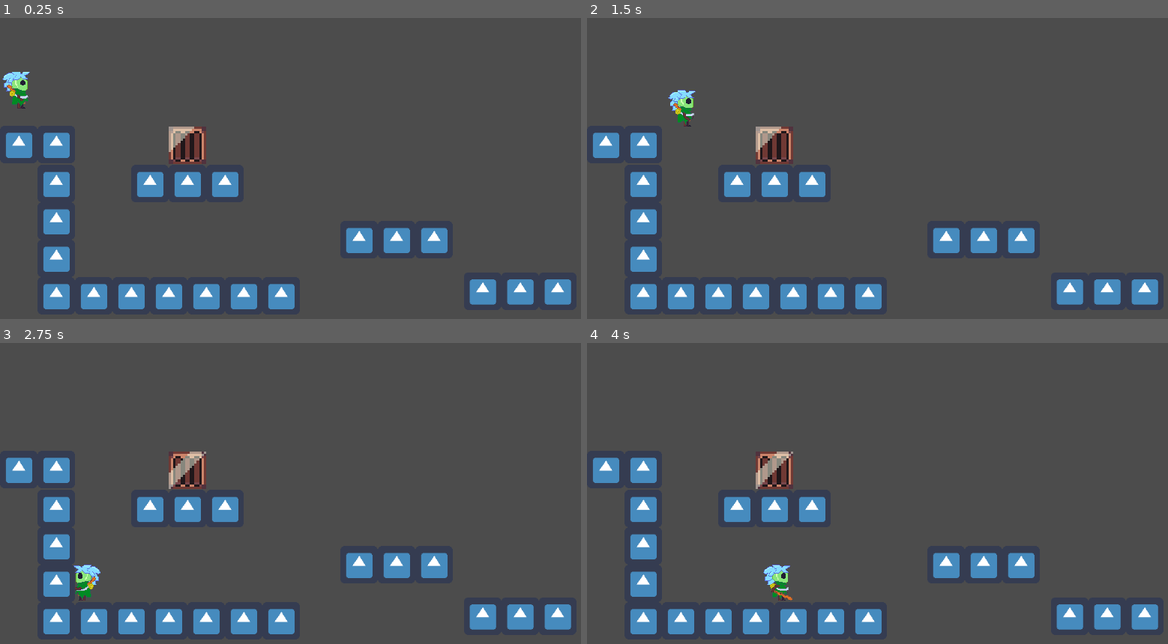
Above: before the commit, frames 1-4 (two rows, left to right).
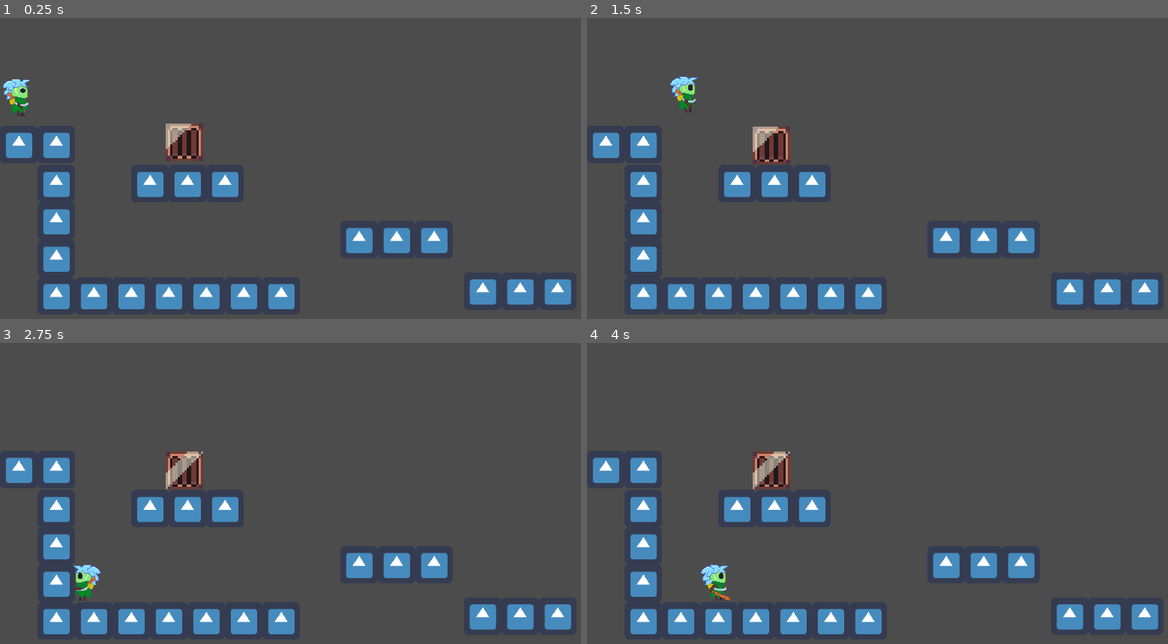
Above: after the commit, the same moments.

Repository: jaspior/bixo
Game: Godot game, scene res://Node2D.tscn
The game is run twice, just before and just after one commit, with the same random seed, the same clock (stepped at 60 frames per second) and the same inputs. The engine's default icon, where the game draws it, is replaced by a stand-in: a white triangle on a blue panel in a dark square.
Inputs:
- Up to frame 1 (0.25 s): no input
- Up to frame 2 (1.5 s): hold Right (right) from 0.53 s (still down); tap Up (jump) at 0.6, 0.77, 1.07 s; tap Z (attack) at 1.35 s
- Up to frame 3 (2.75 s): tap Up (jump) at 1.52, 1.55, 1.82, 2.3 s; release Right (right) at 2.03 s; hold Left (left) from 2.03 s (still down); hold X (dash) from 2.03 s (still down)
- Up to frame 4 (4 s): release Left (left) at 2.78 s; release X (dash) at 2.78 s; hold Right (right) from 2.78 s (still down); tap Up (jump) at 2.85, 3.02, 3.32, 3.77, 3.8 s; hold Z (attack) from 3.53 s (still down)

The runs differ from the first frame. In frame 1, 1.2% of the frame differs, in the area x 0-36%, y 17-49%; in frame 2, 1.1%; in frame 3, 0.6%; in frame 4, 1.4%, in the area x 19-36%, y 36-86%.

Commit message:
semi-procedural_generation

Diff:
--- /dev/null
+++ b/Maps/Map1.tscn
@@ -0,0 +1,52 @@
+[gd_scene load_steps=6 format=2]
+
+[ext_resource path="res://icon.png" type="Texture" id=1]
+[ext_resource path="res://Player/Player.tscn" type="PackedScene" id=2]
+[ext_resource path="res://Scripts/Map_generator.gd" type="Script" id=3]
+
+[sub_resource type="ConvexPolygonShape2D" id=1]
+points = PoolVector2Array( 64, 64, 0, 64, 0, 0, 64, 0 )
+
+[sub_resource type="TileSet" id=2]
+0/name = "icon.png 0"
+0/texture = ExtResource( 1 )
+0/tex_offset = Vector2( 0, 0 )
+0/modulate = Color( 1, 1, 1, 1 )
+0/region = Rect2( 0, 0, 64, 64 )
+0/tile_mode = 0
+0/occluder_offset = Vector2( 0, 0 )
+0/navigation_offset = Vector2( 0, 0 )
+0/shape_offset = Vector2( 0, 0 )
+0/shape_transform = Transform2D( 1, 0, 0, 1, 0, 0 )
+0/shape = SubResource( 1 )
+0/shape_one_way = false
+0/shape_one_way_margin = 1.0
+0/shapes = [ {
+"autotile_coord": Vector2( 0, 0 ),
+"one_way": false,
+"one_way_margin": 1.0,
+"shape": SubResource( 1 ),
+"shape_transform": Transform2D( 1, 0, 0, 1, 0, 0 )
+} ]
+0/z_index = 0
+
+[node name="Map1" type="Node2D"]
+script = ExtResource( 3 )
+
+[node name="TileMap" type="TileMap" parent="."]
+tile_set = SubResource( 2 )
+format = 1
+tile_data = PoolIntArray( 524288, 0, 0, 524289, 0, 0, 524290, 0, 0, 524291, 0, 0, 524292, 0, 0, 524293, 0, 0, 524294, 0, 0, 524295, 0, 0, 524296, 0, 0, 524297, 0, 0, 524298, 0, 0, 524299, 0, 0, 524300, 0, 0, 524301, 0, 0, 524302, 0, 0, 524303, 0, 0 )
+
+[node name="Player" parent="." instance=ExtResource( 2 )]
+position = Vector2( 36, 469 )
+friction = 0.1
+
+[node name="Camera2D" type="Camera2D" parent="Player"]
+offset = Vector2( 0, -180 )
+current = true
+
+[node name="Label" type="Label" parent="."]
+margin_right = 40.0
+margin_bottom = 14.0
+text = "MAP1"
--- /dev/null
+++ b/Maps/Map2.tscn
@@ -0,0 +1,41 @@
+[gd_scene load_steps=4 format=2]
+
+[ext_resource path="res://icon.png" type="Texture" id=1]
+
+[sub_resource type="ConvexPolygonShape2D" id=1]
+points = PoolVector2Array( 64, 64, 0, 64, 0, 0, 64, 0 )
+
+[sub_resource type="TileSet" id=2]
+0/name = "icon.png 0"
+0/texture = ExtResource( 1 )
+0/tex_offset = Vector2( 0, 0 )
+0/modulate = Color( 1, 1, 1, 1 )
+0/region = Rect2( 0, 0, 64, 64 )
+0/tile_mode = 0
+0/occluder_offset = Vector2( 0, 0 )
+0/navigation_offset = Vector2( 0, 0 )
+0/shape_offset = Vector2( 0, 0 )
+0/shape_transform = Transform2D( 1, 0, 0, 1, 0, 0 )
+0/shape = SubResource( 1 )
+0/shape_one_way = false
+0/shape_one_way_margin = 1.0
+0/shapes = [ {
+"autotile_coord": Vector2( 0, 0 ),
+"one_way": false,
+"one_way_margin": 1.0,
+"shape": SubResource( 1 ),
+"shape_transform": Transform2D( 1, 0, 0, 1, 0, 0 )
+} ]
+0/z_index = 0
+
+[node name="Map2" type="Node2D"]
+
+[node name="TileMap" type="TileMap" parent="."]
+tile_set = SubResource( 2 )
+format = 1
+tile_data = PoolIntArray( 524288, 0, 0, 524289, 0, 0, 524290, 0, 0, 524291, 0, 0, 524292, 0, 0, 524293, 0, 0, 524294, 0, 0, 524295, 0, 0, 524296, 0, 0, 524297, 0, 0, 524298, 0, 0, 524299, 0, 0, 524300, 0, 0, 524301, 0, 0, 524302, 0, 0, 524303, 0, 0 )
+
+[node name="Label" type="Label" parent="."]
+margin_right = 40.0
+margin_bottom = 14.0
+text = "MAP2"
--- /dev/null
+++ b/Maps/Map3.tscn
@@ -0,0 +1,41 @@
+[gd_scene load_steps=4 format=2]
+
+[ext_resource path="res://icon.png" type="Texture" id=1]
+
+[sub_resource type="ConvexPolygonShape2D" id=1]
+points = PoolVector2Array( 64, 64, 0, 64, 0, 0, 64, 0 )
+
+[sub_resource type="TileSet" id=2]
+0/name = "icon.png 0"
+0/texture = ExtResource( 1 )
+0/tex_offset = Vector2( 0, 0 )
+0/modulate = Color( 1, 1, 1, 1 )
+0/region = Rect2( 0, 0, 64, 64 )
+0/tile_mode = 0
+0/occluder_offset = Vector2( 0, 0 )
+0/navigation_offset = Vector2( 0, 0 )
+0/shape_offset = Vector2( 0, 0 )
+0/shape_transform = Transform2D( 1, 0, 0, 1, 0, 0 )
+0/shape = SubResource( 1 )
+0/shape_one_way = false
+0/shape_one_way_margin = 1.0
+0/shapes = [ {
+"autotile_coord": Vector2( 0, 0 ),
+"one_way": false,
+"one_way_margin": 1.0,
+"shape": SubResource( 1 ),
+"shape_transform": Transform2D( 1, 0, 0, 1, 0, 0 )
+} ]
+0/z_index = 0
+
+[node name="Map3" type="Node2D"]
+
+[node name="TileMap" type="TileMap" parent="."]
+tile_set = SubResource( 2 )
+format = 1
+tile_data = PoolIntArray( 524288, 0, 0, 524289, 0, 0, 524290, 0, 0, 524291, 0, 0, 524292, 0, 0, 524293, 0, 0, 524294, 0, 0, 524295, 0, 0, 524296, 0, 0, 524297, 0, 0, 524298, 0, 0, 524299, 0, 0, 524300, 0, 0, 524301, 0, 0, 524302, 0, 0, 524303, 0, 0 )
+
+[node name="Label" type="Label" parent="."]
+margin_right = 40.0
+margin_bottom = 14.0
+text = "MAP3"
--- /dev/null
+++ b/Maps/Map4.tscn
@@ -0,0 +1,42 @@
+[gd_scene load_steps=4 format=2]
+
+[ext_resource path="res://icon.png" type="Texture" id=1]
+
+[sub_resource type="ConvexPolygonShape2D" id=1]
+points = PoolVector2Array( 64, 64, 0, 64, 0, 0, 64, 0 )
+
+[sub_resource type="TileSet" id=2]
+0/name = "icon.png 0"
+0/texture = ExtResource( 1 )
+0/tex_offset = Vector2( 0, 0 )
+0/modulate = Color( 1, 1, 1, 1 )
+0/region = Rect2( 0, 0, 64, 64 )
+0/tile_mode = 0
+0/occluder_offset = Vector2( 0, 0 )
+0/navigation_offset = Vector2( 0, 0 )
+0/shape_offset = Vector2( 0, 0 )
+0/shape_transform = Transform2D( 1, 0, 0, 1, 0, 0 )
+0/shape = SubResource( 1 )
+0/shape_one_way = false
+0/shape_one_way_margin = 1.0
+0/shapes = [ {
+"autotile_coord": Vector2( 0, 0 ),
+"one_way": false,
+"one_way_margin": 1.0,
+"shape": SubResource( 1 ),
+"shape_transform": Transform2D( 1, 0, 0, 1, 0, 0 )
+} ]
+0/z_index = 0
+
+[node name="Map4" type="Node2D"]
+
+[node name="TileMap" type="TileMap" parent="."]
+tile_set = SubResource( 2 )
+format = 1
+tile_data = PoolIntArray( 524288, 0, 0, 524289, 0, 0, 524290, 0, 0, 524291, 0, 0, 524292, 0, 0, 524293, 0, 0, 524294, 0, 0, 524295, 0, 0, 524296, 0, 0, 524297, 0, 0, 524298, 0, 0, 524299, 0, 0, 524300, 0, 0, 524301, 0, 0, 524302, 0, 0, 524303, 0, 0 )
+
+[node name="Label" type="Label" parent="."]
+margin_right = 40.0
+margin_bottom = 14.0
+text = "MAP4
+"
--- a/Node2D.tscn
+++ b/Node2D.tscn
@@ -1,8 +1,8 @@
 [gd_scene load_steps=5 format=2]
 
 [ext_resource path="res://icon.png" type="Texture" id=1]
-[ext_resource path="res://Player.tscn" type="PackedScene" id=2]
-[ext_resource path="res://Box.tscn" type="PackedScene" id=3]
+[ext_resource path="res://Player/Player.tscn" type="PackedScene" id=2]
+[ext_resource path="res://Objects/Box.tscn" type="PackedScene" id=3]
 
 [sub_resource type="RectangleShape2D" id=1]
 extents = Vector2( 33, 34 )
@@ -279,4 +279,4 @@
 position = Vector2( 32, 166 )
 
 [node name="Box" parent="." instance=ExtResource( 3 )]
-position = Vector2( 320, 282 )
+position = Vector2( 315, 275 )
--- a/Box.tscn
+++ b/Objects/Box.tscn
@@ -1,31 +1,13 @@
 [gd_scene load_steps=24 format=2]
 
 [ext_resource path="res://Sprites/box/Crates.png" type="Texture" id=1]
-[ext_resource path="res://Box.gd" type="Script" id=2]
+[ext_resource path="res://Scripts/Box.gd" type="Script" id=2]
 
-[sub_resource type="AtlasTexture" id=1]
-atlas = ExtResource( 1 )
-region = Rect2( 0, 0, 16, 16 )
+[sub_resource type="RectangleShape2D" id=8]
+extents = Vector2( 33, 32 )
 
-[sub_resource type="AtlasTexture" id=2]
-atlas = ExtResource( 1 )
-region = Rect2( 16, 0, 16, 16 )
-
-[sub_resource type="AtlasTexture" id=3]
-atlas = ExtResource( 1 )
-region = Rect2( 32, 0, 16, 16 )
-
-[sub_resource type="AtlasTexture" id=4]
-atlas = ExtResource( 1 )
-region = Rect2( 48, 0, 16, 16 )
-
-[sub_resource type="AtlasTexture" id=5]
-atlas = ExtResource( 1 )
-region = Rect2( 0, 16, 16, 16 )
-
-[sub_resource type="AtlasTexture" id=6]
-atlas = ExtResource( 1 )
-region = Rect2( 16, 16, 16, 16 )
+[sub_resource type="RectangleShape2D" id=21]
+extents = Vector2( 33, 32 )
 
 [sub_resource type="AtlasTexture" id=9]
 atlas = ExtResource( 1 )
@@ -75,13 +57,32 @@
 atlas = ExtResource( 1 )
 region = Rect2( 0, 64, 16, 16 )
 
+[sub_resource type="AtlasTexture" id=1]
+atlas = ExtResource( 1 )
+region = Rect2( 0, 0, 16, 16 )
+
+[sub_resource type="AtlasTexture" id=2]
+atlas = ExtResource( 1 )
+region = Rect2( 16, 0, 16, 16 )
+
+[sub_resource type="AtlasTexture" id=3]
+atlas = ExtResource( 1 )
+region = Rect2( 32, 0, 16, 16 )
+
+[sub_resource type="AtlasTexture" id=4]
+atlas = ExtResource( 1 )
+region = Rect2( 48, 0, 16, 16 )
+
+[sub_resource type="AtlasTexture" id=5]
+atlas = ExtResource( 1 )
+region = Rect2( 0, 16, 16, 16 )
+
+[sub_resource type="AtlasTexture" id=6]
+atlas = ExtResource( 1 )
+region = Rect2( 16, 16, 16, 16 )
+
 [sub_resource type="SpriteFrames" id=7]
 animations = [ {
-"frames": [ SubResource( 1 ), SubResource( 2 ), SubResource( 3 ), SubResource( 4 ), SubResource( 5 ), SubResource( 6 ) ],
-"loop": true,
-"name": "Idle",
-"speed": 10.0
-}, {
 "frames": [ SubResource( 9 ), SubResource( 10 ), SubResource( 11 ), SubResource( 12 ), SubResource( 13 ), SubResource( 14 ), SubResource( 15 ), SubResource( 16 ) ],
 "loop": false,
 "name": "Break",
@@ -91,26 +92,18 @@
 "loop": false,
 "name": "Damage",
 "speed": 15.0
+}, {
+"frames": [ SubResource( 1 ), SubResource( 2 ), SubResource( 3 ), SubResource( 4 ), SubResource( 5 ), SubResource( 6 ) ],
+"loop": true,
+"name": "Idle",
+"speed": 10.0
 } ]
-
-[sub_resource type="RectangleShape2D" id=8]
-extents = Vector2( 33, 32 )
-
-[sub_resource type="RectangleShape2D" id=21]
-extents = Vector2( 33, 32 )
 
 [node name="Box" type="RigidBody2D" groups=["movable"]]
 z_index = -1
 mode = 2
 mass = 10.0
 script = ExtResource( 2 )
-
-[node name="AnimatedSprite" type="AnimatedSprite" parent="."]
-scale = Vector2( 4, 4 )
-frames = SubResource( 7 )
-animation = "Break"
-frame = 7
-playing = true
 
 [node name="CollisionShape2D" type="CollisionShape2D" parent="."]
 shape = SubResource( 8 )
@@ -120,4 +113,9 @@
 [node name="CollisionShape2D" type="CollisionShape2D" parent="Hurt"]
 shape = SubResource( 21 )
 
+[node name="AnimatedSprite" type="AnimatedSprite" parent="."]
+scale = Vector2( 4, 4 )
+frames = SubResource( 7 )
+animation = "Break"
+
 [connection signal="area_entered" from="Hurt" to="." method="_on_Hurt_area_entered"]
--- a/Player.tscn
+++ b/Player/Player.tscn
@@ -1,6 +1,6 @@
 [gd_scene load_steps=34 format=2]
 
-[ext_resource path="res://Player.gd" type="Script" id=1]
+[ext_resource path="res://Scripts/Player.gd" type="Script" id=1]
 [ext_resource path="res://Sprites/bicho_idle.png" type="Texture" id=2]
 [ext_resource path="res://Sprites/bicho_jump.png" type="Texture" id=3]
 [ext_resource path="res://Sprites/bicho_wall.png" type="Texture" id=4]
--- /dev/null
+++ b/Scripts/Map_generator.gd
@@ -0,0 +1,10 @@
+extends Node2D
+
+var maps = [preload("res://Maps/Map2.tscn"),preload("res://Maps/Map3.tscn"),preload("res://Maps/Map4.tscn")]
+
+
+func _ready():
+	for i in len(maps):
+		var map = maps[i].instance()
+		map.global_position = global_position + Vector2( (i+1) * 1024 , 0 )
+		add_child(map)
--- a/Player.gd
+++ b/Scripts/Player.gd
@@ -4,15 +4,15 @@
 enum states {IDLE, RUNNING, JUMP, FALLING, DASH, WALL, ATTACK}
 var state = states.IDLE
 
-export var gravity := 700
-export var speed := 200
-export var max_speed := 350
-export var friction = 0.5
+export var gravity := 1100
+export var speed := 280
+export var max_speed := 300
+export var friction = 0.8
 var velocity := Vector2.ZERO
 var canJump : bool
 var combo_counter := 0
 export var push := 300
-export var jump_speedy := 300
+export var jump_speedy := 500
 
 func _ready():
 	set_animation()
@@ -163,7 +163,7 @@
 		if velocity.y > 30:
 			velocity.y = 5
 		elif Input.is_action_just_pressed("jump"):
-			velocity.y = -300
+			velocity.y = - .9 * jump_speedy
 			if $AnimatedSprite.flip_h:
 				velocity.x = -60
 			else:
--- a/project.godot
+++ b/project.godot
@@ -21,6 +21,12 @@
 
 [input]
 
+ui_up={
+"deadzone": 0.5,
+"events": [ Object(InputEventKey,"resource_local_to_scene":false,"resource_name":"","device":0,"alt":false,"shift":false,"control":false,"meta":false,"command":false,"pressed":false,"scancode":16777232,"physical_scancode":0,"unicode":0,"echo":false,"script":null)
+, Object(InputEventJoypadButton,"resource_local_to_scene":false,"resource_name":"","device":0,"button_index":12,"pressure":0.0,"pressed":false,"script":null)
+ ]
+}
 left={
 "deadzone": 0.5,
 "events": [ Object(InputEventKey,"resource_local_to_scene":false,"resource_name":"","device":0,"alt":false,"shift":false,"control":false,"meta":false,"command":false,"pressed":false,"scancode":16777231,"physical_scancode":0,"unicode":0,"echo":false,"script":null)
@@ -34,6 +40,7 @@
 jump={
 "deadzone": 0.5,
 "events": [ Object(InputEventKey,"resource_local_to_scene":false,"resource_name":"","device":0,"alt":false,"shift":false,"control":false,"meta":false,"command":false,"pressed":false,"scancode":16777232,"physical_scancode":0,"unicode":0,"echo":false,"script":null)
+, Object(InputEventKey,"resource_local_to_scene":false,"resource_name":"","device":0,"alt":false,"shift":false,"control":false,"meta":false,"command":false,"pressed":false,"scancode":32,"physical_scancode":0,"unicode":0,"echo":false,"script":null)
  ]
 }
 attack={
Renamed: Box.gd -> Scripts/Box.gd
